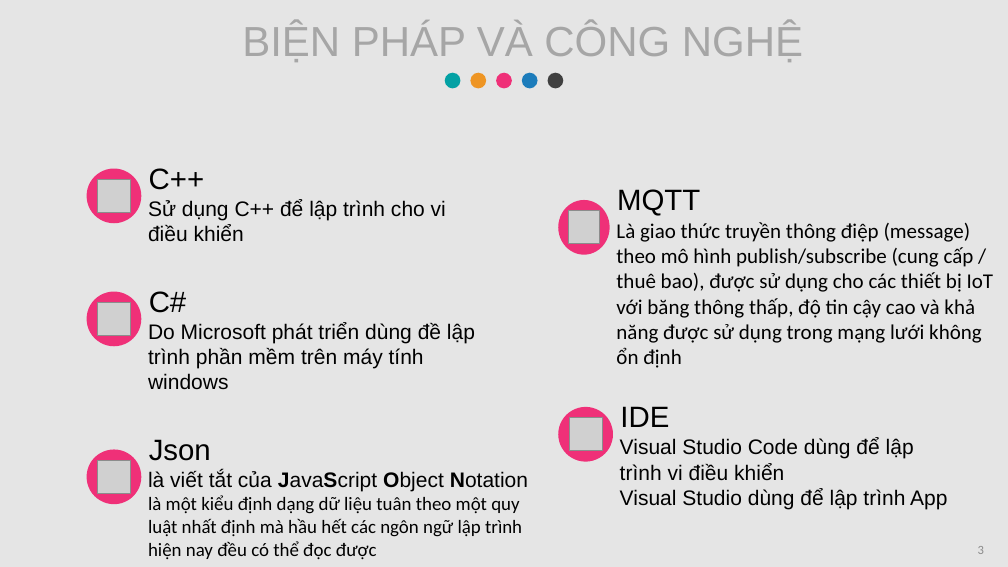
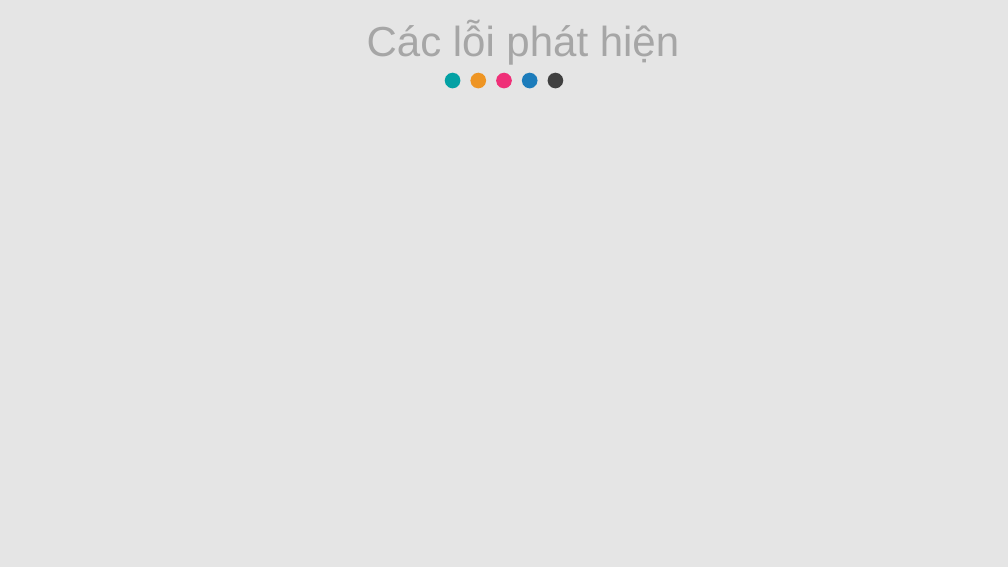
Before and after one commit to ngocphong260899/ThucTapTotNghiep, a slide deck: slide 3 of BaoCao.pptx. Drawn at 1008x567 pixels with LibreOffice and Linux fonts; fonts in the diff are those of the drawing; grey boxes stand for pictures. Boxes give left, top, right and bottom in pixels: in the first picture for what was removed or moved away, otherwise in the second. Text is boxed around its words. In the diff, an @@ line names an element or a change of style, - is before the commit and + after.

```diff
--- a/BaoCao.pptx
+++ b/BaoCao.pptx
@@ text at [367, 25, 679, 65]: text changed @@
-  BIỆN PHÁP VÀ CÔNG NGHỆ
+  Các lỗi phát hiện
@@ group removed at [87, 168, 446, 241]: 2 texts, 1 ellipse, 1 picture @@
-C++
-Sử dụng C++ để lập trình cho vi điều khiển
@@ group removed at [558, 189, 994, 368]: 2 texts, 1 ellipse, 1 picture @@
-MQTT
-Là giao thức truyền thông điệp (message) theo mô hình publish/subscribe (cung cấp / thuê bao), được sử dụng cho các thiết bị IoT với băng thông thấp, độ tin cậy cao và khả năng được sử dụng trong mạng lưới không ổn định
@@ group removed at [87, 291, 475, 390]: 2 texts, 1 ellipse, 1 picture @@
-C#
-Do Microsoft phát triển dùng đề lập trình phần mềm trên máy tính windows
@@ group removed at [558, 406, 947, 509]: 2 texts, 1 ellipse, 1 picture @@
-IDE
-Visual Studio Code dùng để lập trình vi điều khiển
-Visual Studio dùng để lập trình App
@@ group removed at [87, 439, 528, 559]: 2 texts, 1 ellipse, 1 picture @@
-Json
-là viết tắt của JavaScript Object Notation
-là một kiểu định dạng dữ liệu tuân theo một quy luật nhất định mà hầu hết các ngôn ngữ lập trình hiện nay đều có thể đọc được
@@ page number removed at [978, 546, 984, 554] @@
-3
```
Also in this commit, not shown: 1 other slide changed, 3 slides added, 2 slides removed, 3 other files.
